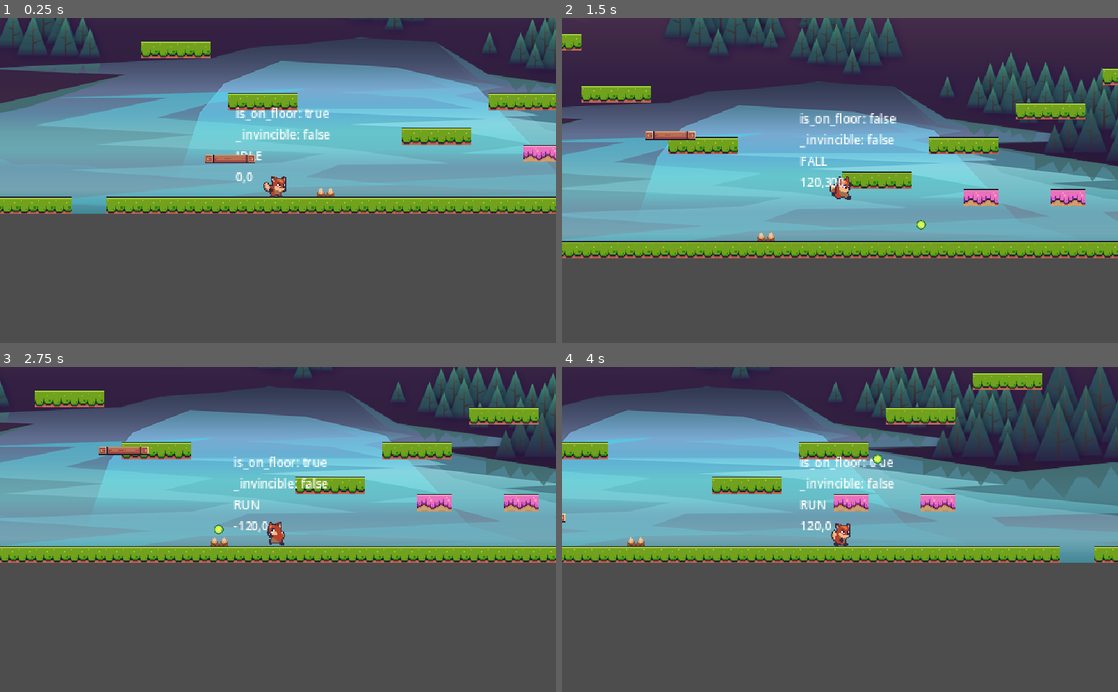
Above: before the commit, frames 1-4 (two rows, left to right).
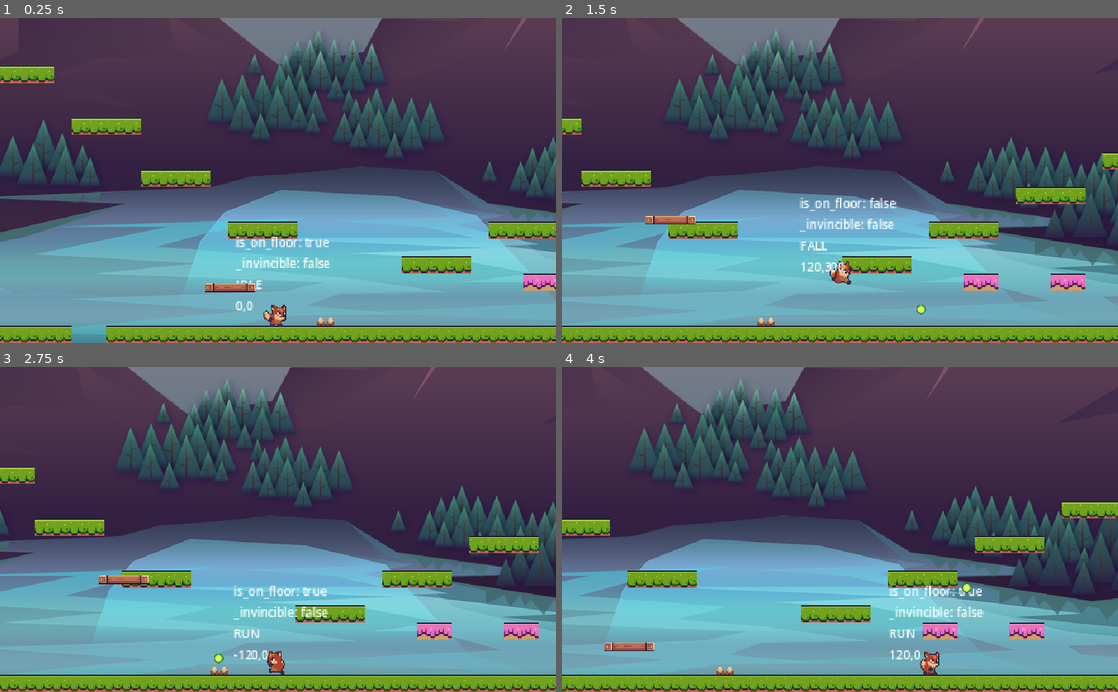
Above: after the commit, the same moments.

Repository: leobewater/godot-foxy-antics
Game: Godot game, scene res://level_base/level_base.tscn
Same seed, same stepped clock (60 frames per second), same inputs: the game is played once before the commit and once after it. The project has no main scene, so this scene is started directly.
Inputs:
- Up to frame 1 (0.25 s): no input
- Up to frame 2 (1.5 s): hold Right (right) from 0.53 s (still down); tap Ctrl (shoot) at 0.6, 1.35 s; tap Space (jump) at 0.77 s
- Up to frame 3 (2.75 s): tap Space (jump) at 1.52 s; release Right (right) at 2.03 s; hold Left (left) from 2.03 s (still down); tap Ctrl (shoot) at 2.1 s
- Up to frame 4 (4 s): release Left (left) at 2.78 s; hold Right (right) from 2.78 s (still down); tap Ctrl (shoot) at 2.85, 3.6 s; tap Space (jump) at 3.02, 3.77 s

The runs differ from the first frame. In frame 1, 96% of the frame differs, in the area x 0-100%, y 0-100%; in frame 2, 80%; in frame 3, 97%; in frame 4, 96%.

Commit message:
limit camera position and add background music

Diff:
--- a/level_base/level_base.tscn
+++ b/level_base/level_base.tscn
@@ -15,6 +15,7 @@
 [ext_resource type="Texture2D" uid="uid://b0op0qbjfcgic" path="res://assets/backgrounds/game_background_1/layers/clouds_2.png" id="10_2ooeh"]
 [ext_resource type="Texture2D" uid="uid://ytu3nwnfhp84" path="res://assets/backgrounds/game_background_1/layers/clouds_3.png" id="11_qcbft"]
 [ext_resource type="Texture2D" uid="uid://p6l43d6cq1fj" path="res://assets/backgrounds/game_background_1/layers/clouds_4.png" id="12_a2vbv"]
+[ext_resource type="AudioStream" uid="uid://bgwyhv76ty7x8" path="res://assets/sound/Flowing Rocks.ogg" id="16_ql1b4"]
 
 [sub_resource type="TileSetAtlasSource" id="TileSetAtlasSource_dkkex"]
 texture = ExtResource("1_jpale")
@@ -678,3 +679,7 @@
 
 [node name="FloorSpikes" parent="." instance=ExtResource("7_2v68r")]
 position = Vector2(138, -16)
+
+[node name="Music" type="AudioStreamPlayer" parent="."]
+stream = ExtResource("16_ql1b4")
+autoplay = true
--- a/player_cam/player_cam.tscn
+++ b/player_cam/player_cam.tscn
@@ -3,6 +3,10 @@
 [ext_resource type="Script" path="res://player_cam/player_cam.gd" id="1_2bddi"]
 
 [node name="PlayerCam" type="Camera2D"]
+limit_left = -500
+limit_top = -500
+limit_right = 500
+limit_bottom = 0
 script = ExtResource("1_2bddi")
 
 [node name="ShakeTimer" type="Timer" parent="."]
Not shown, changed: assets/sound/Flowing Rocks.ogg.import
Not shown: 1 places in level_base/level_base.tscn that only renumber resources
